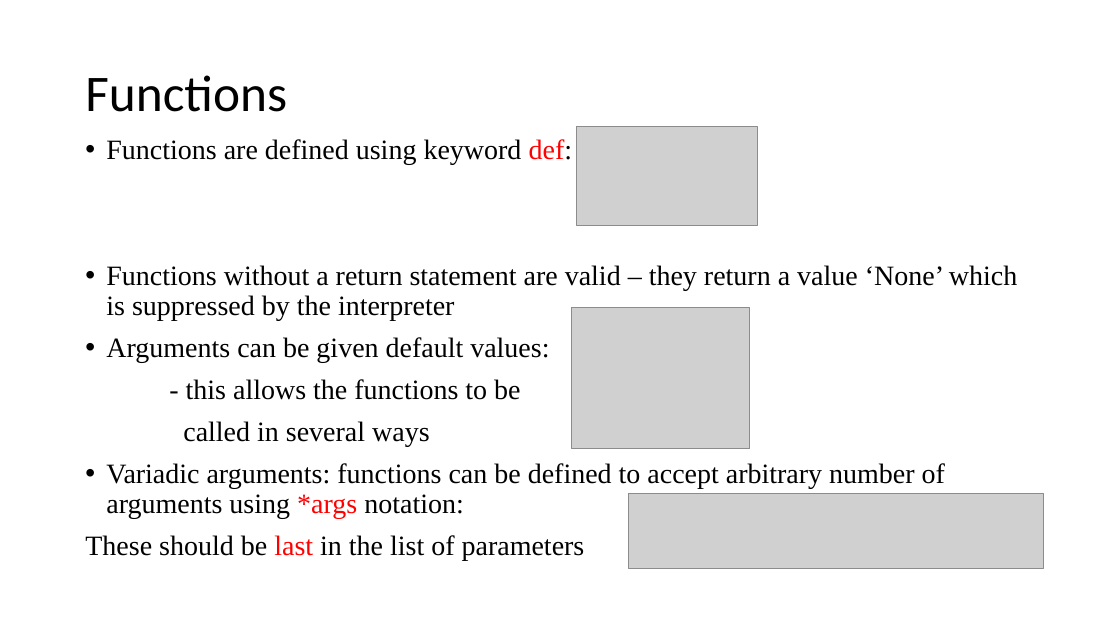
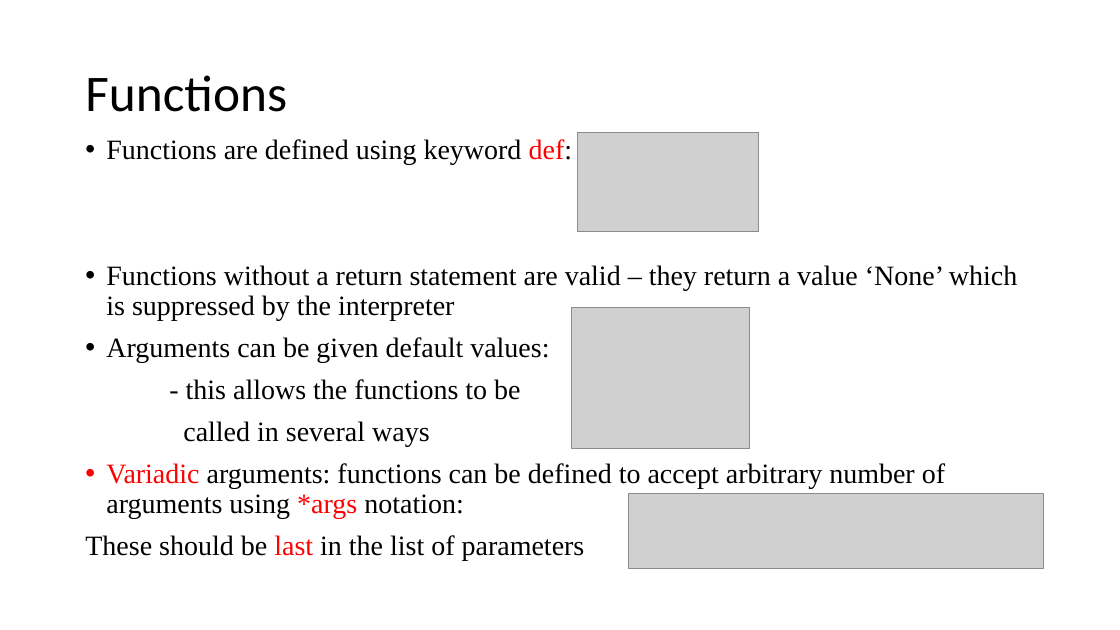
Before and after one commit to ndeshpa/Bootcamp, a slide deck: slide 14 of lecture/Python Programing.pptx (slide 19 before the commit). Drawn at 1120x630 pixels with LibreOffice and Linux fonts; fonts in the diff are those of the drawing; grey boxes stand for pictures. Boxes give left, top, right and bottom in pixels: in the first picture for what was removed or moved away, otherwise in the second. Text is boxed around its words. In the diff, an @@ line names an element or a change of style, - is before the commit and + after.

```diff
--- a/lecture/Python Programing.pptx
+++ b/lecture/Python Programing.pptx
@@ picture: place and size @@
-picture at <box>576,126,757,225</box>
+picture at <box>577,133,758,232</box>
@@ text at <box>106,463,945,519</box>: text colour #000000 to #FF0000 in "Variadic" @@
```
Also in this commit, not shown: 12 other slides changed, 3 slides added, 2 other files.
